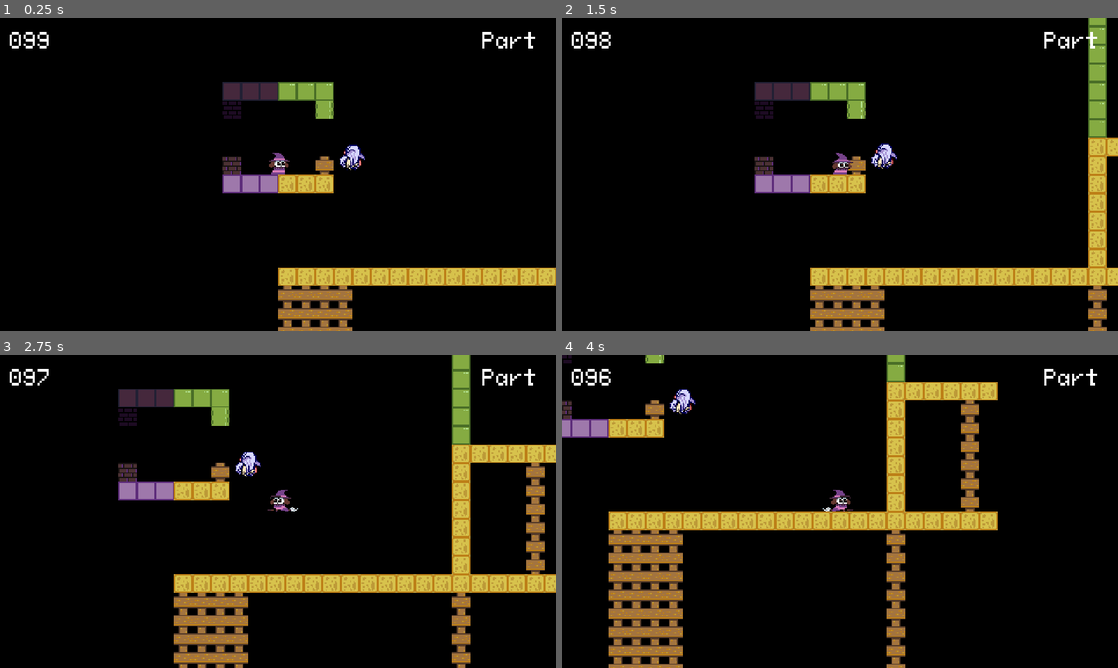
Above: before the commit, frames 1-4 (two rows, left to right).
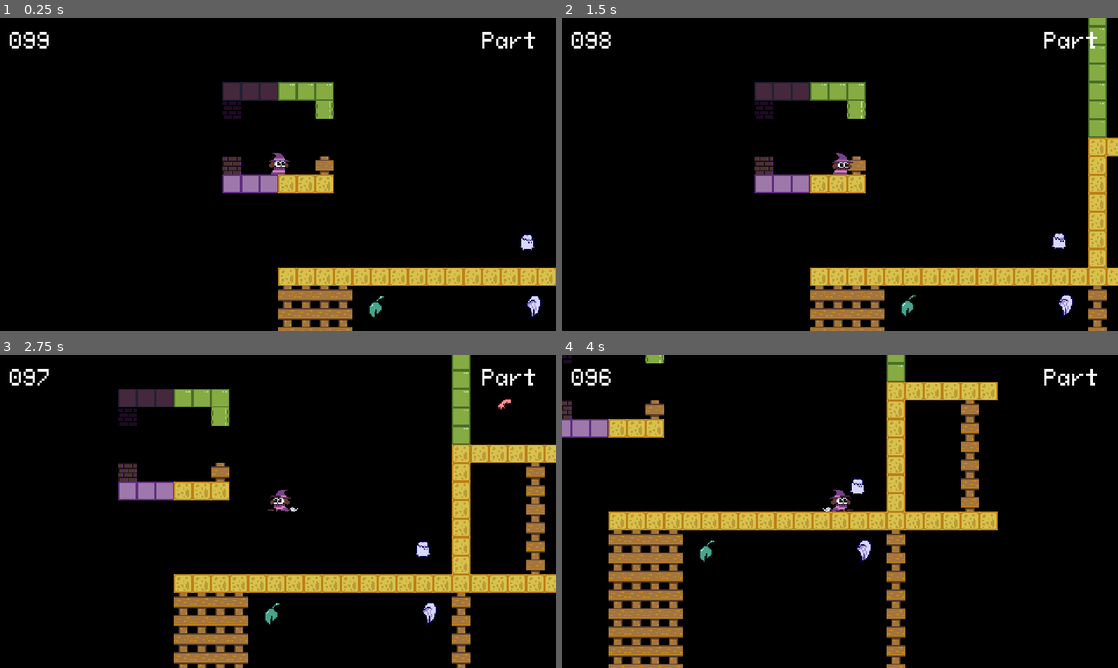
Above: after the commit, the same moments.

Repository: vitimesthree/LD55
Game: Godot game, scene res://main.tscn
Two runs of this game, one before a commit and one after it. Both use one fixed random seed, a clock stepped at 60 frames per second and the inputs below.
Inputs:
- Up to frame 1 (0.25 s): no input
- Up to frame 2 (1.5 s): tap Enter at 0.5 s; hold X (broom) 0.53-1.28 s; hold Right (move_right) from 0.53 s (still down); tap Z (jump) at 0.77 s; tap X (broom) at 1.35 s
- Up to frame 3 (2.75 s): tap Z (jump) at 1.52 s; release Right (move_right) at 2.03 s; hold Left (move_left) from 2.03 s (still down); hold X (broom) from 2.03 s (still down)
- Up to frame 4 (4 s): release Left (move_left) at 2.78 s; release X (broom) at 2.78 s; hold Right (move_right) from 2.78 s (still down); tap X (broom) at 2.85 s; tap Z (jump) at 3.02, 3.77 s; hold X (broom) from 3.53 s (still down)

The runs differ from the first frame. In frame 1, 0.6% of the frame differs, in the area x 61-98%, y 40-96%; in frame 2, 0.6%; in frame 3, 0.6%, in the area x 42-93%, y 13-87%; in frame 4, 0.6%.

Commit message:
randomly placed generation code done

Diff:
--- a/main.gd
+++ b/main.gd
@@ -4,12 +4,20 @@
 var parts_collected : Array = []
 var demon_part = preload("res://entities/demonpart.tscn")
 
+var spawns : Array = []
+var spawn_taken : Array = []
+
 @onready var parts_holder : Node2D = $Parts
 
 # Called when the node enters the scene tree for the first time.
 func _ready():
+	# spawner setup
+	spawns = $Spawns.get_children()
+	for r in range(0,spawns.size()):
+		spawn_taken.append(false)
+
 	spawn_parts()
-
+	print("Taken Array: ", spawn_taken)
 
 # Called every frame. 'delta' is the elapsed time since the previous frame.
 func _process(delta):
@@ -23,18 +31,28 @@
 		parts_spawned.append(newpart)
 
 		# set to markers later
-		newpart.position = $Player.position + Vector2(64,-10)
+		var spawn_picker = randi_range(0,spawns.size()-1)
+		while spawn_taken[spawn_picker] == true:
+			spawn_picker = randi_range(0,spawns.size()-1)
+
+		newpart.position = spawns[spawn_picker].position
+		spawn_taken[spawn_picker] = true
 		newpart.createPart(Global.prompt, r)
 
 	# generates random amount of extra parts
-	var parts_amount = randi_range(6, 14)
+	var parts_amount = randi_range(8, 14)
 	for a in range(0,parts_amount):
 		var extrapart = demon_part.instantiate()
 		parts_holder.add_child(extrapart)
 		parts_spawned.append(extrapart)
 
 		# set to markers later
-		extrapart.position = $Player.position + Vector2(64,-10)
+		var spawn_picker = randi_range(0,spawns.size()-1)
+		while spawn_taken[spawn_picker] == true:
+			spawn_picker = randi_range(0,spawns.size()-1)
+
+		extrapart.position = spawns[spawn_picker].position
+		spawn_taken[spawn_picker] = true
 
 		var rand_demon = Global.prompt
 		while rand_demon == Global.prompt:
--- a/main.tscn
+++ b/main.tscn
@@ -88,3 +88,6 @@
 
 [node name="Marker2D19" type="Marker2D" parent="Spawns"]
 position = Vector2(448, 639)
+
+[node name="Marker2D20" type="Marker2D" parent="Spawns"]
+position = Vector2(448, 639)
